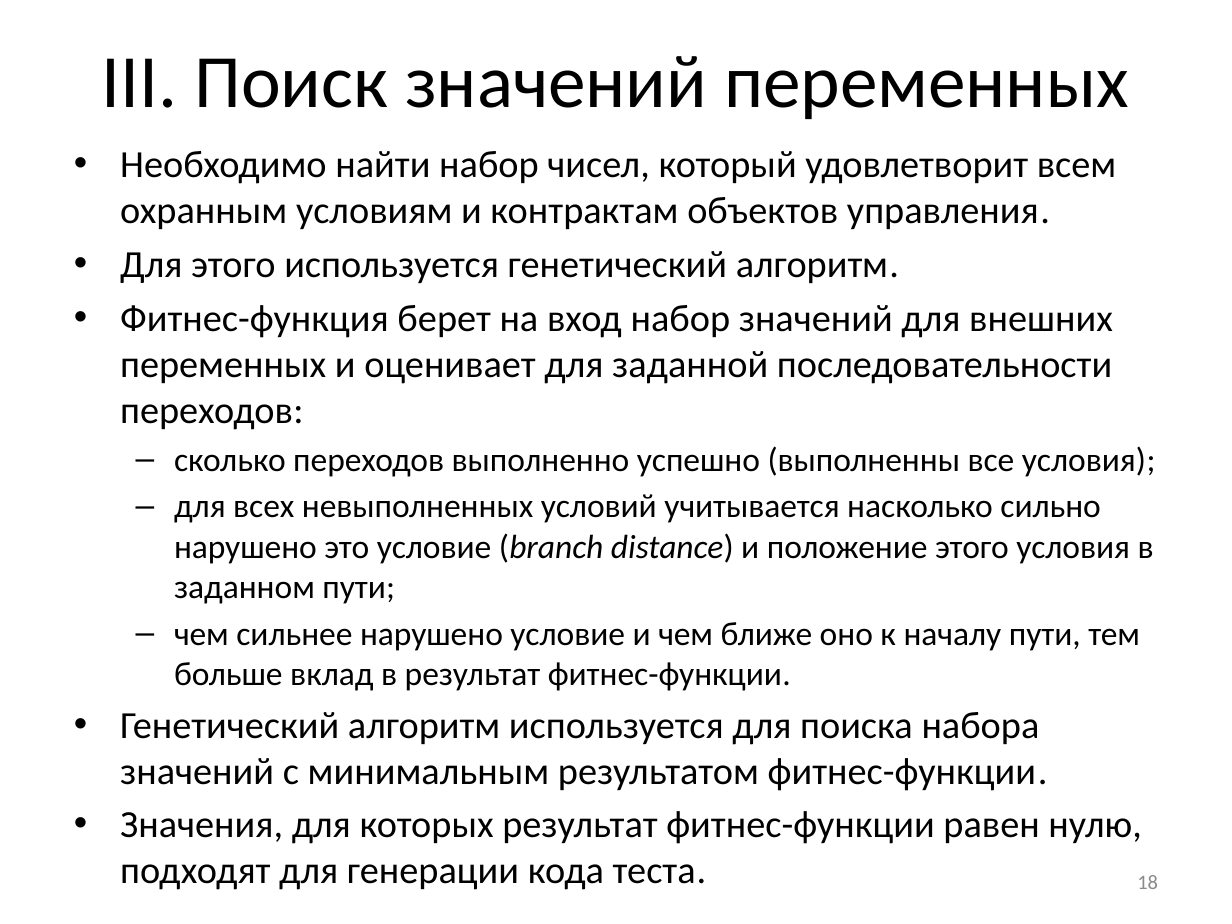
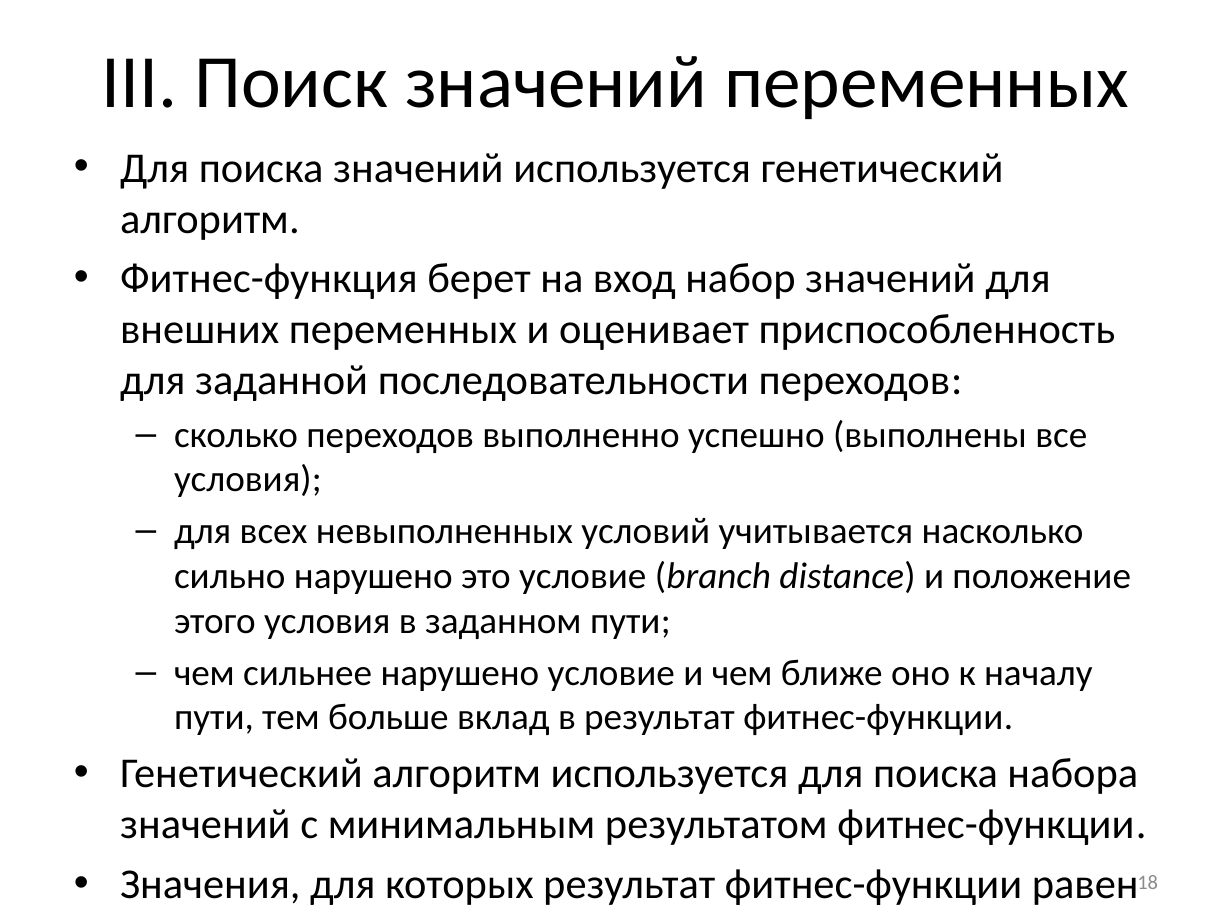
Before and after one commit to nohoper/masters, a slide deck: slide 18 of kmu.pptx. Drawn at 1232x924 pixels with LibreOffice and Linux fonts; fonts in the diff are those of the drawing. Boxes give left, top, right and bottom in pixels: in the first picture for what was removed or moved away, otherwise in the second. Text is boxed around its words. In the diff, an @@ line names an element or a change of style, - is before the commit and + after.

```diff
--- a/kmu.pptx
+++ b/kmu.pptx
@@ text at <box>120,153,1116,497</box>: text changed; size 22.4 to 24.8 pt @@
-• Необходимо найти набор чисел, который удовлетворит всем охранным условиям и контрактам объектов управления.
-• Для этого используется генетический алгоритм.
-• Фитнес-функция берет на вход набор значений для внешних переменных и оценивает для заданной последовательности переходов:
-  – сколько переходов выполненно успешно (выполненны все условия);
+• Для поиска значений используется генетический алгоритм.
+• Фитнес-функция берет на вход набор значений для внешних переменных и оценивает приспособленность для заданной последовательности переходов:
+  – сколько переходов выполненно успешно (выполнены все условия);
@@ text at <box>120,518,1146,905</box>: size 19.6 to 21.7 pt in "для всех невыполненных условий учитывается насколько сильно ...", "чем сильнее нарушено условие и чем ближе ..."; size 22.4 to 24.8 pt in "Генетический алгоритм используется для поиска набора значени ...", "Значения, для которых результат фитнес-функции равен нулю, ..." @@
```
Also in this commit, not shown: 19 other slides changed, 2 slides removed.
